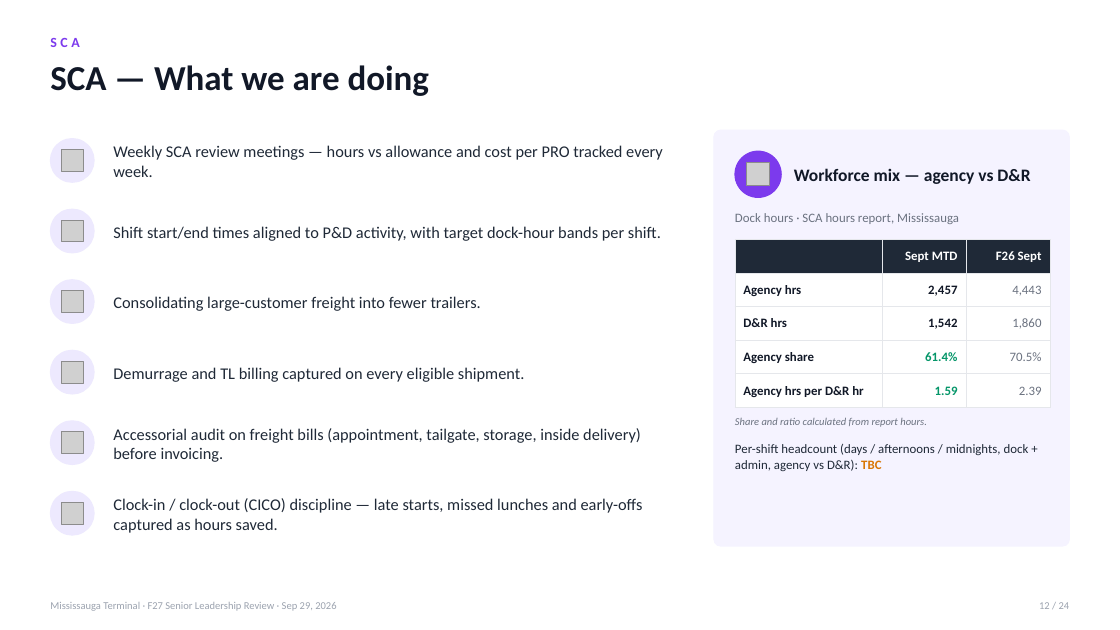
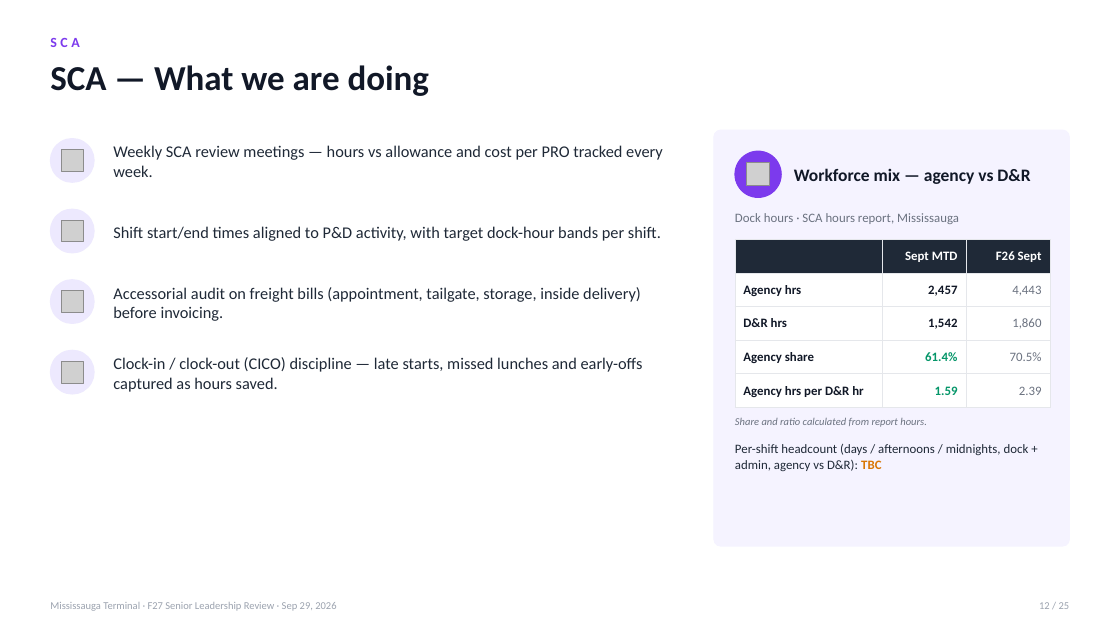
Before and after one commit to FuoriclasseX/mississauga-terminal-f26-cost-transformation-dashboard, a slide deck: slide 12 of presentation/Mississauga_F27_Leadership_Review_Sep29.pptx. Drawn at 1120x630 pixels with LibreOffice and Linux fonts; fonts in the diff are those of the drawing; grey boxes stand for pictures. Boxes give left, top, right and bottom in pixels: in the first picture for what was removed or moved away, otherwise in the second. Text is boxed around its words. In the diff, an @@ line names an element or a change of style, - is before the commit and + after.

```diff
--- a/presentation/Mississauga_F27_Leadership_Review_Sep29.pptx
+++ b/presentation/Mississauga_F27_Leadership_Review_Sep29.pptx
@@ text "Accessorial audit on freight bills ...": place and size @@
-text "Accessorial audit on freight bills ..." at <box>113,428,641,462</box>
+text "Accessorial audit on freight bills ..." at <box>113,287,641,321</box>
@@ text removed at <box>113,296,481,311</box> @@
-Consolidating large-customer freight into fewer trailers.
@@ text "Clock-in / clock-out (CICO) discipline ...": place and size @@
-text "Clock-in / clock-out (CICO) discipline ..." at <box>113,498,643,533</box>
+text "Clock-in / clock-out (CICO) discipline ..." at <box>113,357,643,392</box>
@@ text removed at <box>113,367,525,382</box> @@
-Demurrage and TL billing captured on every eligible shipment.
@@ ellipse removed at <box>50,421,94,465</box> @@
@@ picture removed at <box>61,432,83,454</box> @@
@@ ellipse removed at <box>50,492,94,535</box> @@
@@ picture removed at <box>61,502,83,524</box> @@
```
Also in this commit, not shown: 22 other slides changed, 1 slide added.
